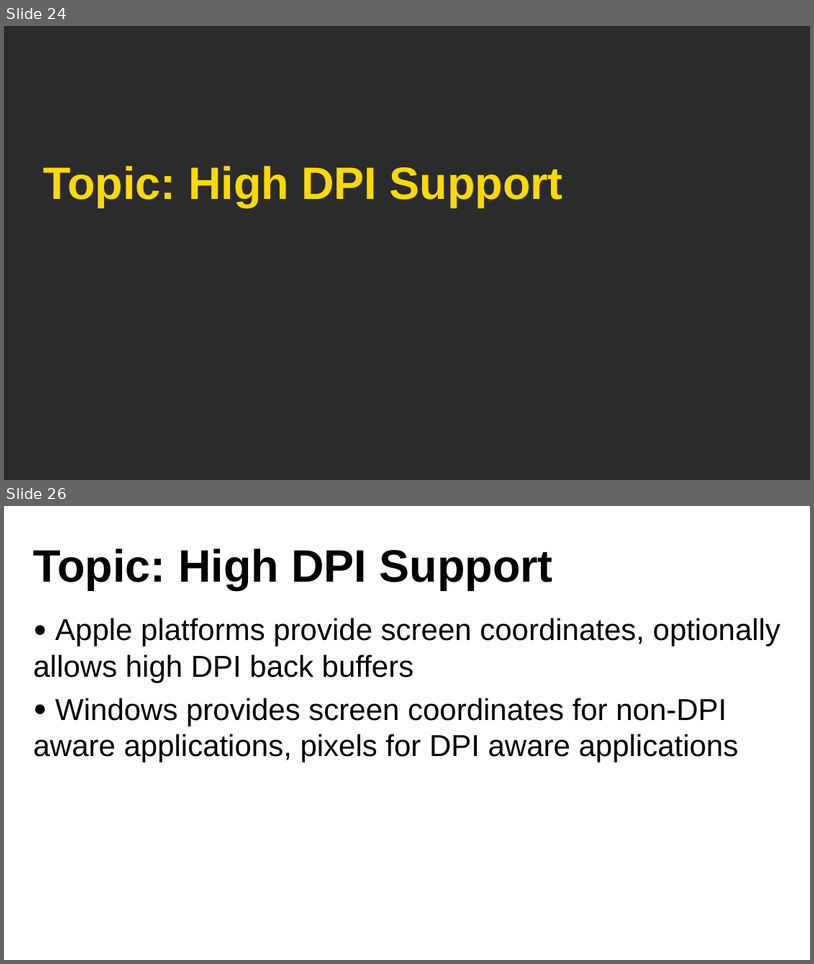
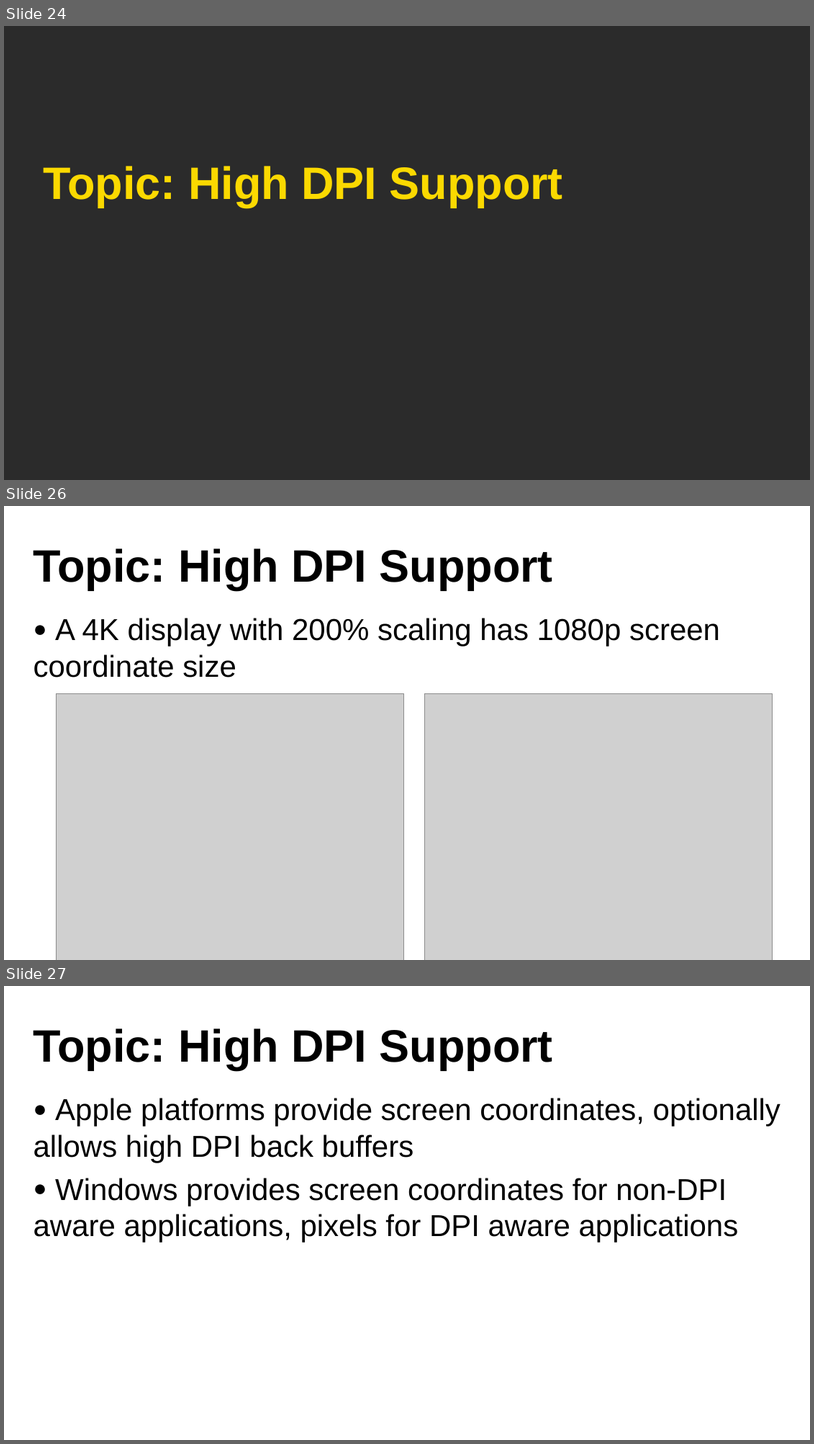
Before and after one commit to libsdl-org/sdlweb, a slide deck: gdc2023/GDC23_Presentation_SDL.pptx. Shown one above the other, each under a label of ours: slides 24 and 26 before the commit, slides 24, 26 and 27 after it; the slides between them are not shown. The pictures are 814x964 and 814x1444 pixels, drawn with LibreOffice and Linux fonts; fonts in the diff are those of the drawing; grey boxes stand for pictures; background and template pictures are left out; a plain dark background stands for a picture behind light text. Boxes give left, top, right and bottom in pixels: in the first picture for what was removed or moved away, otherwise in the second. Text is boxed around its words. In the diff, an @@ line names an element or a change of style, - is before the commit and + after.

```diff
--- a/gdc2023/GDC23_Presentation_SDL.pptx
+++ b/gdc2023/GDC23_Presentation_SDL.pptx
@@ slide 26 added at bbox=[4, 506, 810, 960], background picture (left out) @@
@@ title added at bbox=[34, 548, 553, 590], 72 pt, text #000000, bold @@
+Topic: High DPI Support
@@ text added at bbox=[34, 618, 720, 677], 48 pt, text #000000 @@
+● A 4K display with 200% scaling has 1080p screen coordinate size
@@ picture added at bbox=[56, 693, 404, 960] @@
@@ picture added at bbox=[424, 693, 772, 960] @@
@@ what was slide 26 is now slide 27 @@
```
Also in this commit, not shown: 8 slides changed, 2 other slides added, 3 slides removed.
